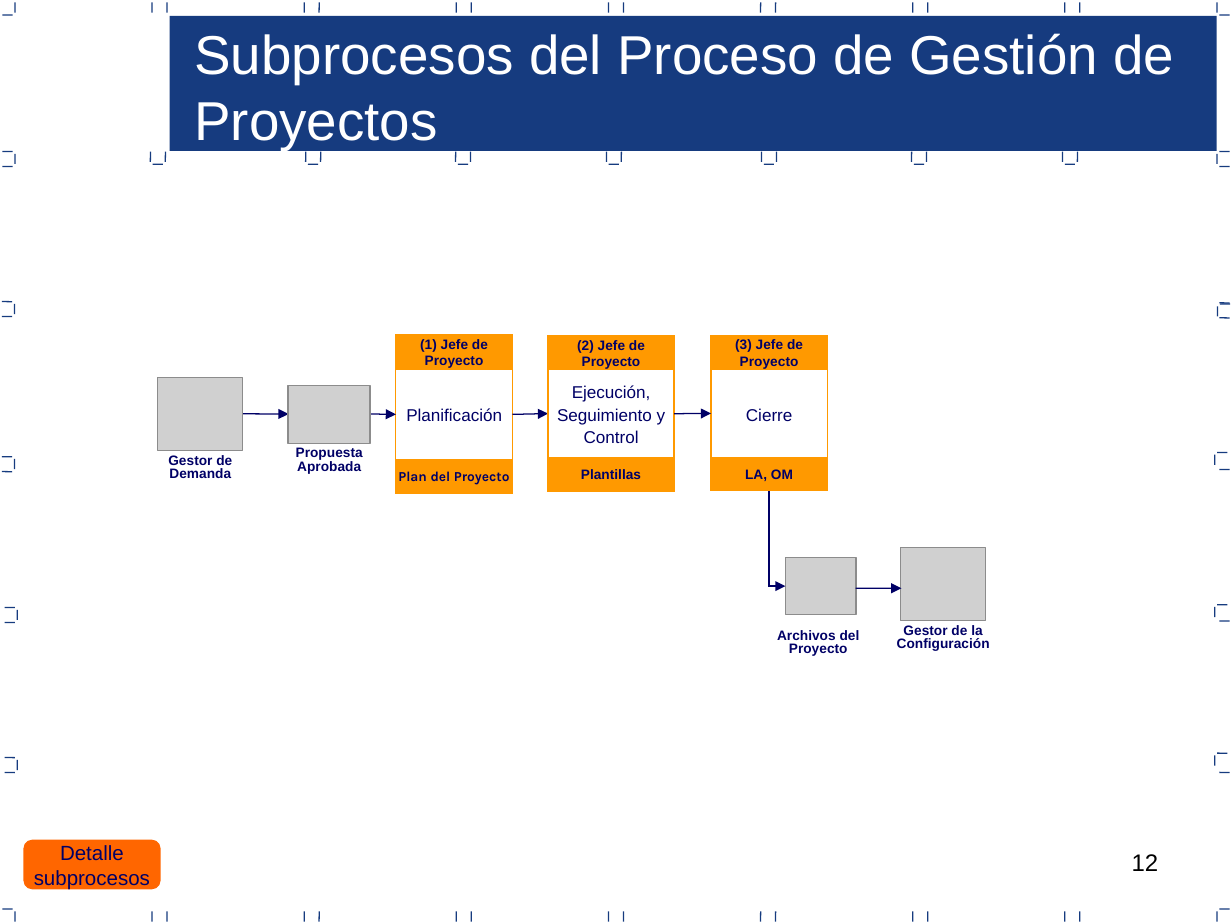
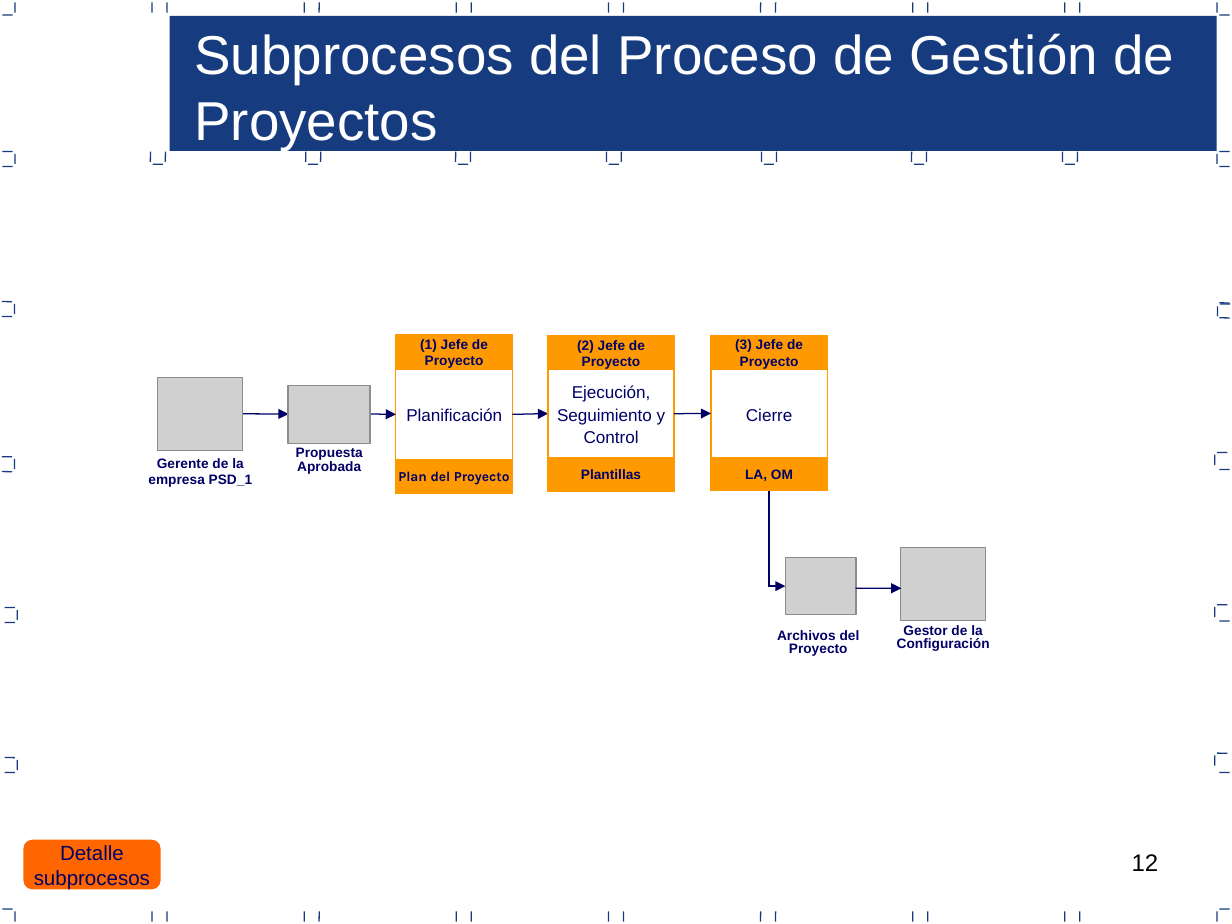
Before and after one commit to joansafr/Dev90PlusPlus, a slide deck: slide 12 of Area PP_PMC/7.0.1.23 Proceso de gestion de proyectos.ppt. Drawn at 1232x924 pixels with LibreOffice and Linux fonts; fonts in the diff are those of the drawing; grey boxes stand for pictures. Boxes give left, top, right and bottom in pixels: in the first picture for what was removed or moved away, otherwise in the second. Text is boxed around its words. In the diff, an @@ line names an element or a change of style, - is before the commit and + after.

```diff
--- a/Area PP_PMC/7.0.1.23 Proceso de gestion de proyectos.ppt
+++ b/Area PP_PMC/7.0.1.23 Proceso de gestion de proyectos.ppt
@@ text at bbox=[148, 458, 252, 487]: text changed @@
-Gestor de Demanda
+Gerente de la empresa PSD_1
```
Also in this commit, not shown: 3 other slides changed, 2 other files.
